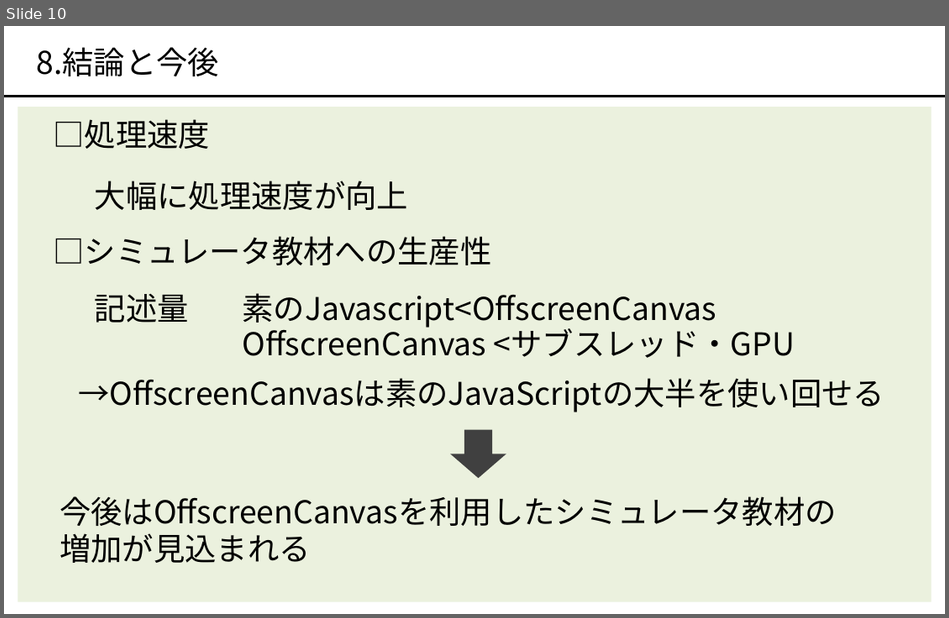
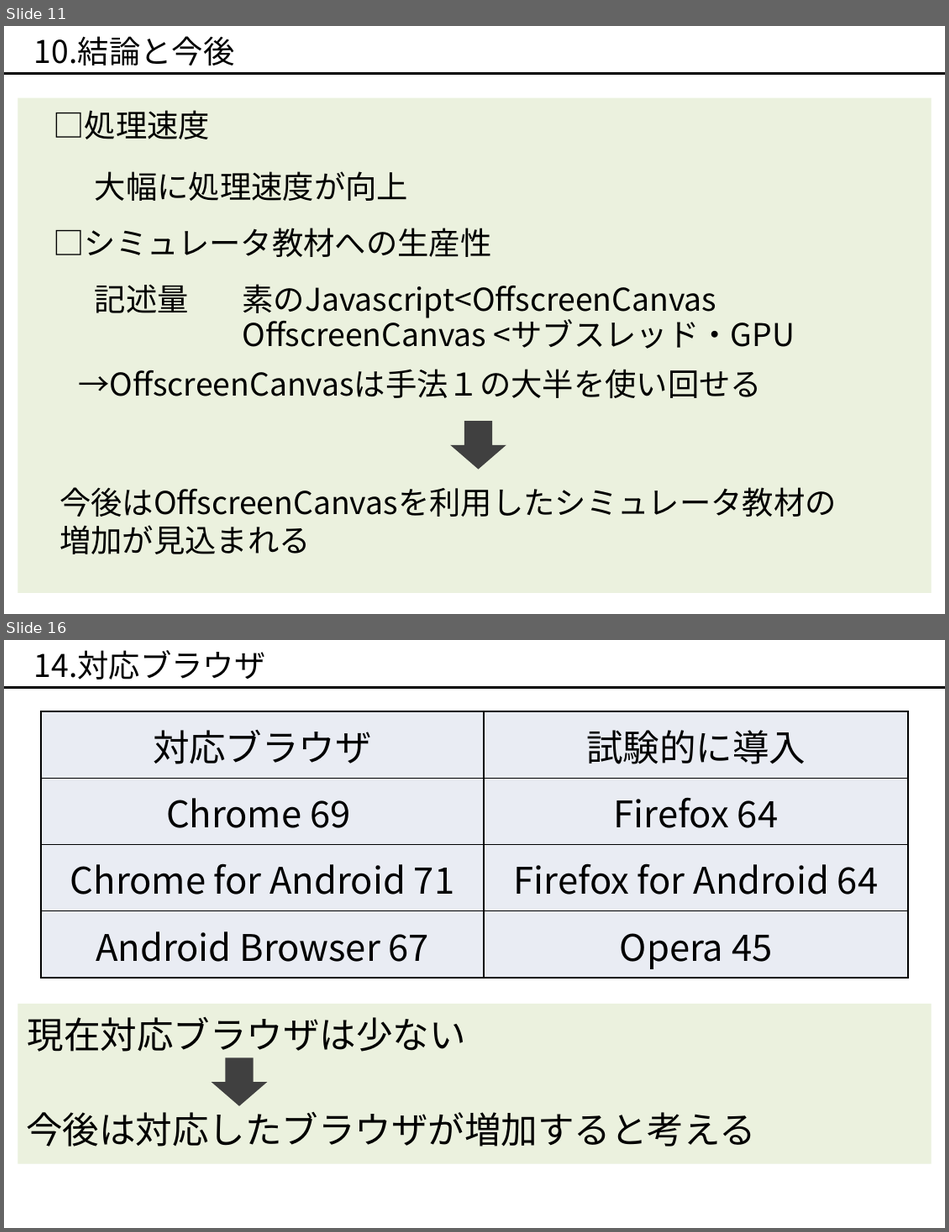
Before and after one commit to okmtaoo/-, a slide deck: presentation/出す.pptx. Shown one above the other, each under a label of ours: slide 10 before the commit, slides 11 and 16 after it; the slides between them are not shown. The pictures are 949x618 and 949x1232 pixels, drawn with LibreOffice and Linux fonts; fonts in the diff are those of the drawing. Boxes give left, top, right and bottom in pixels: in the first picture for what was removed or moved away, otherwise in the second. Text is boxed around its words. In the diff, an @@ line names an element or a change of style, - is before the commit and + after.

```diff
--- a/presentation/出す.pptx
+++ b/presentation/出す.pptx
@@ slide 16 added at [4,640,945,1228], background #FFFFFF @@
@@ text added at [34,650,266,679], 24 pt, text #000000 @@
+14.対応ブラウザ
@@ line added from (4, 688) to (945, 688), #000000 2 pt @@
@@ table added at [41,711,908,978], 4 rows, 2 columns @@
+対応ブラウザ | 試験的に導入
+Chrome 69 | Firefox 64
+Chrome for Android 71 | Firefox for Android 64
+Android Browser 67 | Opera 45
@@ rectangle added at [18,1004,931,1164], fill #EBF1DE @@
@@ text added at [28,1017,466,1052], 28 pt, text #000000 @@
+現在対応ブラウザは少ない
@@ down arrow added at [211,1057,268,1105], fill #404040 @@
@@ text added at [27,1112,757,1147], 28 pt, text #000000 @@
+今後は対応したブラウザが増加すると考える
@@ what was slide 10 is now slide 11 @@
@@ slide 11 changed as well @@
@@ text at [34,36,234,65]: text changed @@
-8.結論と今後
+10.結論と今後
@@ line moved from (4, 97) - (945, 97) to (4, 74) - (945, 74) @@
@@ text removed at [78,378,884,412] @@
-→OffscreenCanvasは素のJavaScriptの大半を使い回せる
@@ text added at [79,369,763,398], 24 pt, text #000000 @@
+→OffscreenCanvasは手法１の大半を使い回せる
@@ 7 texts, 1 rectangle, 1 down arrow: place and size @@
-7 texts, 1 rectangle, 1 down arrow at [18,107,931,601]
+7 texts, 1 rectangle, 1 down arrow at [18,97,931,592]
```
Also in this commit, not shown: 8 other slides changed, 3 other slides added, 6 slides removed, 1 other file.
